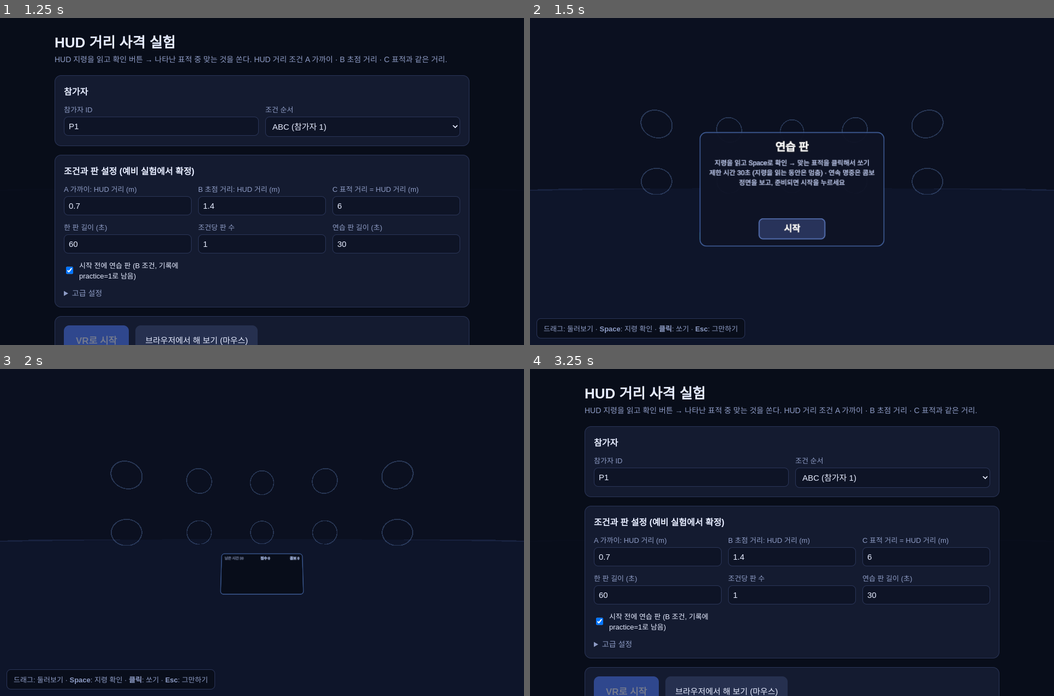
Above: before the commit, frames 1-4 (two rows, left to right).
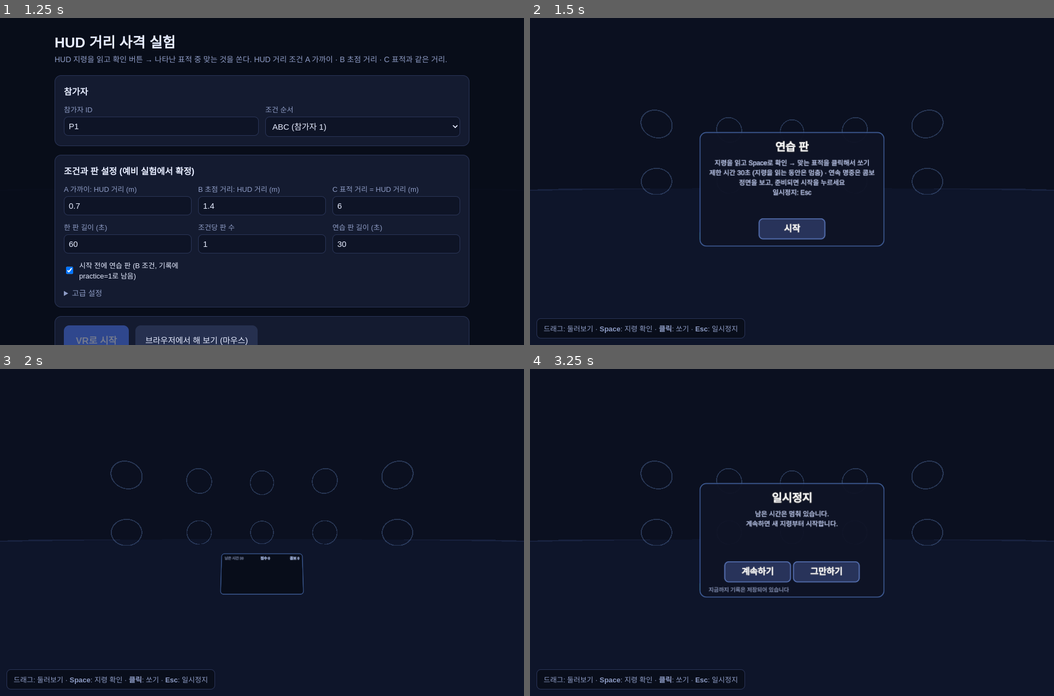
Above: after the commit, the same moments.

Repository: aidenq/VR-Shooter
Game: browser game, page index.html
Same seed, same stepped clock (60 frames per second), same inputs: the game is played once before the commit and once after it.
Inputs (mouse positions are in pixels of both pictures, inside the frame that each line leads up to):
- Up to frame 1 (1.25 s): click (262, 181) at 0.27 s
- Up to frame 2 (1.5 s): click "브라우저에서 해 보기 (마우스)" at 1.27 s
- Up to frame 3 (2 s): tap Space at 1.52 s
- Up to frame 4 (3.25 s): tap Enter at 2.27 s; tap Escape at 3.02 s

Frame 1 is identical in both runs. In frame 2, 0.1% of the frame differs, in the area x 34-54%, y 52-96%; in frame 3, less than 0.1%; in frame 4, 9.3%, in the area x 0-100%, y 5-100%.

Commit message:
Add pause menu (B/Y in VR, Esc in browser)
Co-Authored-By: Claude Opus 5.5 <noreply@anthropic.com>

Diff:
--- a/index.html
+++ b/index.html
@@ -51,7 +51,7 @@
 <body>
 <div id="stage"></div>
 
-<div id="help" hidden>드래그: 둘러보기 · <b>Space</b>: 지령 확인 · <b>클릭</b>: 쏘기 · <b>Esc</b>: 그만하기</div>
+<div id="help" hidden>드래그: 둘러보기 · <b>Space</b>: 지령 확인 · <b>클릭</b>: 쏘기 · <b>Esc</b>: 일시정지</div>
 
 <div id="menu">
   <div class="wrap">
--- a/main.js
+++ b/main.js
@@ -436,15 +436,17 @@
   return raycaster;
 }
 
-// A/X(4번), B/Y(5번) 버튼 = 확인
+// A/X(4번) = 확인, B/Y(5번) = 일시정지
 function pollButtons() {
   for (const c of controllers) {
     const gp = c.userData.src && c.userData.src.gamepad;
     if (!gp) continue;
     const b = gp.buttons;
-    const pressed = !!((b[4] && b[4].pressed) || (b[5] && b[5].pressed));
-    if (pressed && !c.userData.prevBtn) onConfirm();
-    c.userData.prevBtn = pressed;
+    const a = !!(b[4] && b[4].pressed), p = !!(b[5] && b[5].pressed);
+    if (a && !c.userData.prevBtn) onConfirm();
+    if (p && !c.userData.prevPause) togglePause();
+    c.userData.prevBtn = a;
+    c.userData.prevPause = p;
   }
 }
 
@@ -505,7 +507,7 @@
 addEventListener('keydown', (e) => {
   if (game.mode !== 'desktop') return;
   if (e.code === 'Space') { e.preventDefault(); if (!e.repeat) onConfirm(); }
-  else if (e.code === 'Escape') abortToMenu();
+  else if (e.code === 'Escape') togglePause();
 });
 function resetDeskCamera() {
   mouse.yaw = 0; mouse.pitch = 0;
@@ -578,6 +580,7 @@
       `지령을 읽고 ${confirmName()} 확인 → 맞는 표적을 ${shootName()} 쏘기`,
       `제한 시간 ${sec}초 (지령을 읽는 동안은 멈춤) · 연속 명중은 콤보`,
       '정면을 보고, 준비되면 시작을 누르세요',
+      `일시정지: ${game.mode === 'vr' ? 'B/Y 버튼' : 'Esc'}`,
     ],
     buttons: [{ label: '시작', onClick: startRound }],
   });
@@ -739,6 +742,47 @@
   });
 }
 
+// 일시정지: 진행 중이던 시행은 paused=1로 기록에서 빼고, 계속하면 새 지령부터 시작한다
+function togglePause() {
+  if (game.phase === 'paused') { resumeGame(); return; }
+  if (!['intro', 'play', 'survey', 'final'].includes(game.phase)) return;
+  const from = { phase: game.phase, spec: panel.mesh.visible ? panel.spec : null };
+  if (game.phase === 'play') {
+    if (game.T) logTrial(game.T, false, true);
+    game.T = null;
+    clearTargets();
+    hud.group.visible = false;
+  }
+  game.pausedFrom = from;
+  game.phase = 'paused';
+  panel.show({
+    title: '일시정지',
+    lines: from.phase === 'play'
+      ? ['남은 시간은 멈춰 있습니다.', '계속하면 새 지령부터 시작합니다.']
+      : ['계속하면 하던 화면으로 돌아갑니다.'],
+    buttons: [
+      { label: '계속하기', onClick: resumeGame },
+      { label: game.mode === 'vr' ? 'VR 나가기' : '그만하기', onClick: abortToMenu },
+    ],
+    footerL: '지금까지 기록은 저장되어 있습니다',
+  });
+}
+function resumeGame() {
+  const from = game.pausedFrom;
+  game.pausedFrom = null;
+  game.phase = from.phase;
+  if (from.phase === 'play') {
+    panel.hide();
+    const now = performance.now();
+    game.R.lastT = now;
+    game.nextTrialAt = now + 800;
+    hud.key = '';
+    hud.group.visible = true;
+  } else if (from.spec) {
+    panel.show(from.spec);
+  }
+}
+
 // 중간에 그만두거나 끝났을 때
 function abortToMenu() {
   if (game.mode === 'vr' && game.xrSession) { game.xrSession.end(); return; } // onSessionEnd에서 이어짐
@@ -763,7 +807,7 @@
 // 기록
 // ============================================================
 const r1 = (x) => Math.round(x * 10) / 10;
-function logTrial(T, completed) {
+function logTrial(T, completed, paused = false) {
   const R = game.R;
   log.trials.push({
     session: game.sessionId, participant: S.pid, order: S.order, mode: game.mode,
@@ -777,6 +821,7 @@
     total_ms: T.tHit ? r1(T.tHit - T.tCmd) : '',
     wrong_hits: T.wrong, misses: T.miss, early_shots: T.early,
     combo_after: R.combo, score_after: R.score, completed: completed ? 1 : 0,
+    paused: paused ? 1 : 0,
   });
   saveSession();
 }
